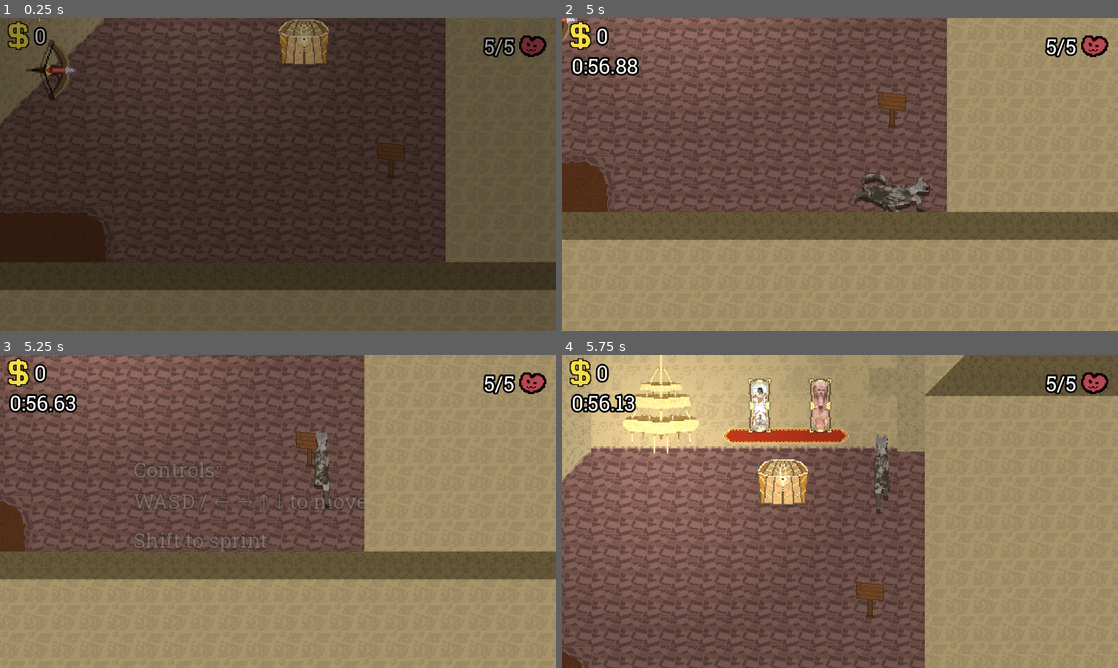
Above: before the commit, frames 1-4 (two rows, left to right).
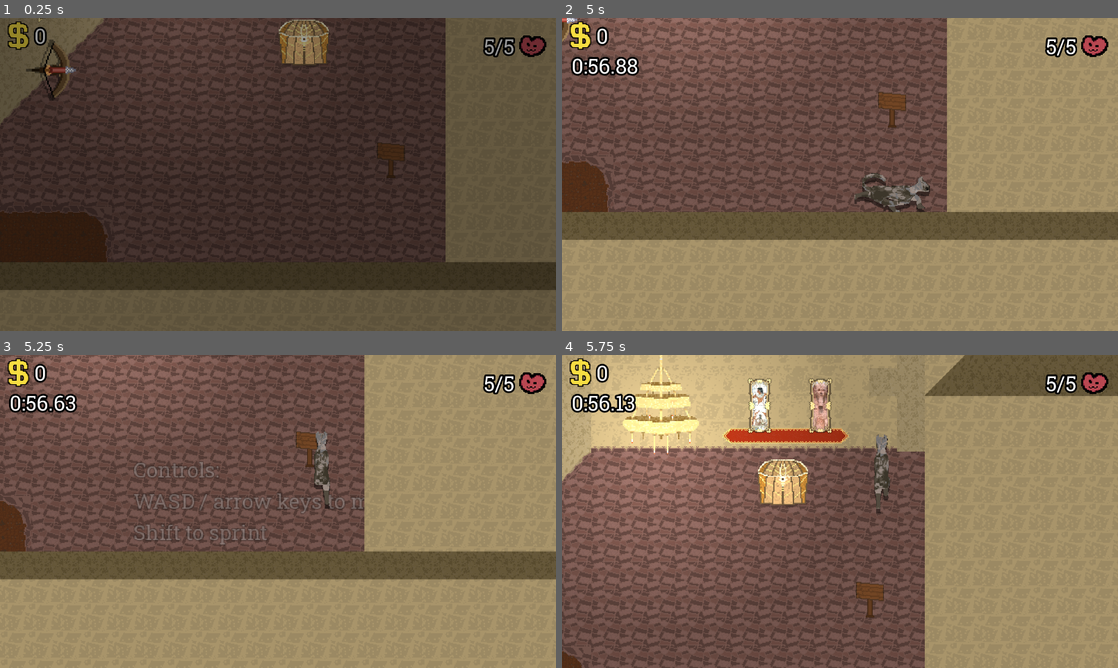
Above: after the commit, the same moments.

Repository: Emarald64/ancient-game-jam
Game: Godot game, scene res://source/main.tscn
Two runs of this game, one before a commit and one after it. Both use one fixed random seed, a clock stepped at 60 frames per second and the inputs below.
Inputs:
- Up to frame 1 (0.25 s): no input
- Up to frame 2 (5 s): hold Shift (sprint) 0.53-1.28 s; hold W (move_up) 0.53-2.03 s; tap Y at 1.35, 2.85, 4.35 s; hold Shift (sprint) 2.03-2.78 s; hold A (move_left) 2.03-3.53 s; hold S (move_down) 3.53-4.28 s; hold Shift (sprint) 3.53-4.28 s; hold D (move_right) from 4.28 s (still down)
- Up to frame 3 (5.25 s): release D (move_right) at 5.03 s; hold W (move_up) from 5.03 s (still down); hold Shift (sprint) from 5.03 s (still down)
- Up to frame 4 (5.75 s): keep holding W (move_up); keep holding Shift (sprint)

Frames 1-2 are identical in both runs. In frame 3, 0.8% of the frame differs, in the area x 24-66%, y 44-63%; in frame 4, nothing differs.

Commit message:
removed broken unicode chars from the sign

Diff:
--- a/source/main.tscn
+++ b/source/main.tscn
@@ -56,7 +56,7 @@
 theme_override_constants/outline_size = 4
 theme_override_font_sizes/font_size = 24
 text = "Controls:
-WASD / 🡐 🡒 🡑 🡓 to move
+WASD / arrow keys to move
 Shift to sprint"
 
 [node name="Sign" type="Sprite2D" parent="." unique_id=78767921]
@@ -1170,13 +1170,13 @@
 position = Vector2(-8326, -870)
 
 [node name="Pickup2" parent="." unique_id=892343668 instance=ExtResource("15_ly4gw")]
-position = Vector2(-7977, -623)
+position = Vector2(-7975, -633)
 
 [node name="Pickup3" parent="." unique_id=1743005035 instance=ExtResource("15_ly4gw")]
-position = Vector2(-7876, -624)
+position = Vector2(-7878, -633)
 
 [node name="Pickup4" parent="." unique_id=1556899620 instance=ExtResource("15_ly4gw")]
-position = Vector2(-7774, -622)
+position = Vector2(-7778, -635)
 
 [connection signal="body_entered" from="Sign/signarea" to="Sign/signarea" method="_on_body_entered"]
 [connection signal="body_exited" from="Sign/signarea" to="Sign/signarea" method="_on_body_exited"]
Not shown, changed: export_presets.cfg
